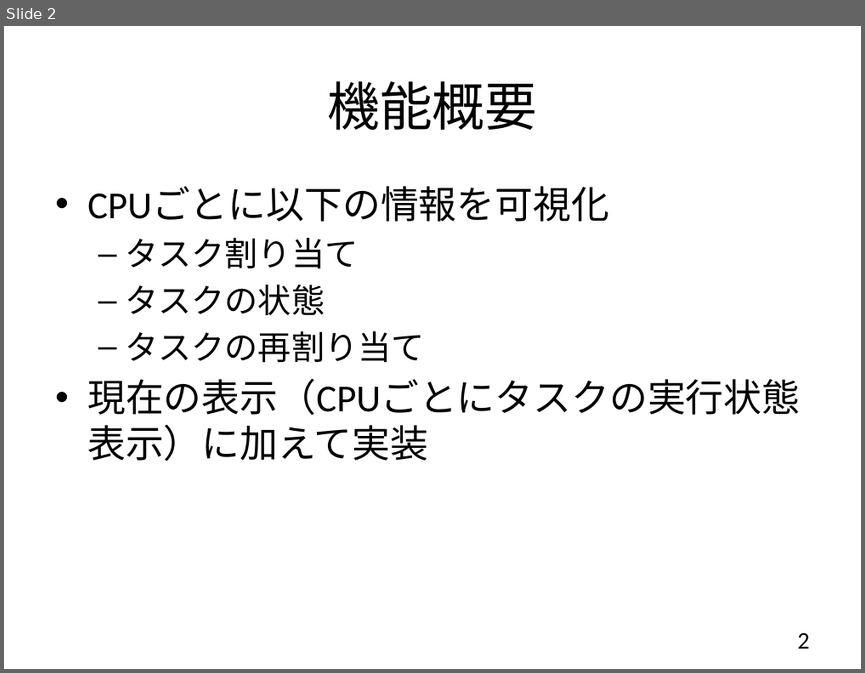
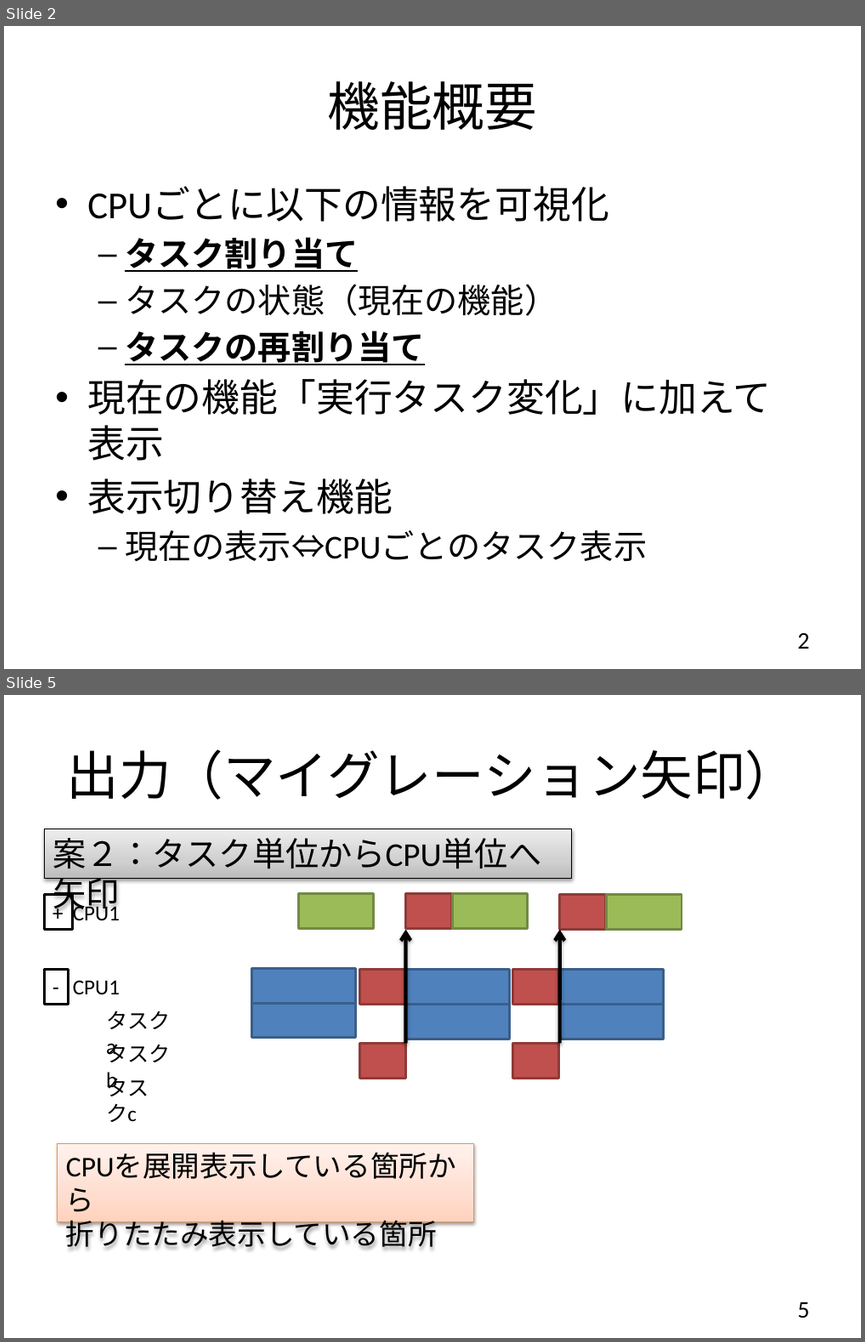
Before and after one commit to YixiaoLi/tlv4mc, a slide deck: doc/phase3/外部仕様書/task_per_cpu.pptx. Shown one above the other, each under a label of ours: slide 2 before the commit, slides 2 and 5 after it; the slides between them are not shown. The pictures are 865x673 and 865x1342 pixels, drawn with LibreOffice and Linux fonts; fonts in the diff are those of the drawing. Boxes give left, top, right and bottom in pixels: in the first picture for what was removed or moved away, otherwise in the second. Text is boxed around its words. In the diff, an @@ line names an element or a change of style, - is before the commit and + after.

```diff
--- a/doc/phase3/外部仕様書/task_per_cpu.pptx
+++ b/doc/phase3/外部仕様書/task_per_cpu.pptx
@@ slide 5 added at (x1=4, y1=695, x2=861, y2=1338), background #FFFFFF @@
@@ title added at (x1=67, y1=749, x2=798, y2=800), 44 pt, text #000000 @@
+出力（マイグレーション矢印）
@@ rectangle added at (x1=44, y1=828, x2=571, y2=878), fill gradient #BDBDBD to #D1D1D1 to #EEEEEE, outline #000000 0.75 pt, 28 pt, text #000000 @@
+案２：タスク単位からCPU単位へ矢印
@@ rectangle added at (x1=44, y1=895, x2=73, y2=929), fill #FFFFFF, outline #000000 2 pt, 18 pt, text #000000 @@
++
@@ rectangle added at (x1=299, y1=894, x2=374, y2=928), fill #9BBB59, outline #738A42 2 pt @@
@@ rectangle added at (x1=406, y1=894, x2=452, y2=928), fill #C0504D, outline #8E3B39 2 pt @@
@@ rectangle added at (x1=452, y1=894, x2=528, y2=928), fill #9BBB59, outline #738A42 2 pt @@
@@ rectangle added at (x1=559, y1=895, x2=606, y2=929), fill #C0504D, outline #8E3B39 2 pt @@
@@ rectangle added at (x1=607, y1=895, x2=681, y2=929), fill #9BBB59, outline #738A42 2 pt @@
@@ text added at (x1=73, y1=902, x2=120, y2=925), 18 pt, text #000000 @@
+CPU1
@@ arrow added from (406, 1043) to (406, 930), #000000 3 pt @@
@@ arrow added from (559, 1043) to (560, 930), #000000 3 pt @@
@@ rectangle added at (x1=44, y1=970, x2=69, y2=1004), fill #FFFFFF, outline #000000 2 pt, 18 pt, text #000000 @@
+-
@@ rectangle added at (x1=251, y1=969, x2=355, y2=1003), fill #4F81BD, outline #3A5F8C 2 pt @@
@@ rectangle added at (x1=359, y1=970, x2=406, y2=1004), fill #C0504D, outline #8E3B39 2 pt @@
@@ rectangle added at (x1=406, y1=970, x2=510, y2=1004), fill #4F81BD, outline #3A5F8C 2 pt @@
@@ rectangle added at (x1=513, y1=970, x2=559, y2=1004), fill #C0504D, outline #8E3B39 2 pt @@
@@ rectangle added at (x1=559, y1=970, x2=663, y2=1004), fill #4F81BD, outline #3A5F8C 2 pt @@
@@ text added at (x1=73, y1=980, x2=120, y2=994), 18 pt, text #000000 @@
+CPU1
@@ text added at (x1=106, y1=1010, x2=171, y2=1060), 18 pt, text #000000 @@
+タスクa
@@ rectangle added at (x1=251, y1=1003, x2=355, y2=1037), fill #4F81BD, outline #3A5F8C 2 pt @@
@@ rectangle added at (x1=406, y1=1004, x2=510, y2=1038), fill #4F81BD, outline #3A5F8C 2 pt @@
@@ rectangle added at (x1=559, y1=1004, x2=663, y2=1038), fill #4F81BD, outline #3A5F8C 2 pt @@
@@ text added at (x1=106, y1=1043, x2=171, y2=1093), 18 pt, text #000000 @@
+タスクb
@@ rectangle added at (x1=359, y1=1043, x2=406, y2=1077), fill #C0504D, outline #8E3B39 2 pt @@
@@ rectangle added at (x1=513, y1=1043, x2=559, y2=1077), fill #C0504D, outline #8E3B39 2 pt @@
@@ text added at (x1=106, y1=1073, x2=148, y2=1122), 18 pt, text #000000 @@
+タスクc
@@ rectangle added at (x1=57, y1=1143, x2=473, y2=1221), fill gradient #FFD2BD to #FFDED0 to #FFF2ED, outline #F69240 0.75 pt, 24 pt, text #000000 @@
+CPUを展開表示している箇所から
+折りたたみ表示している箇所
@@ page number added at (x1=797, y1=1302, x2=809, y2=1318), 20 pt, text #000000 @@
+5
@@ slide 2 changed as well @@
@@ text at (x1=125, y1=237, x2=424, y2=365): bold on, underline on in "タスク割り当て", "タスクの再割り当て" @@
@@ text at (x1=125, y1=284, x2=557, y2=316): text changed @@
-  – タスクの状態
+  – タスクの状態（現在の機能）
@@ text at (x1=87, y1=379, x2=771, y2=562): text changed @@
-• 現在の表示（CPUごとにタスクの実行状態表示）に加えて実装
+• 現在の機能「実行タスク変化」に加えて表示
+• 表示切り替え機能
+  – 現在の表示⇔CPUごとのタスク表示
```
Also in this commit, not shown: 3 other slides changed, 4 other slides added, 1 slide removed.
